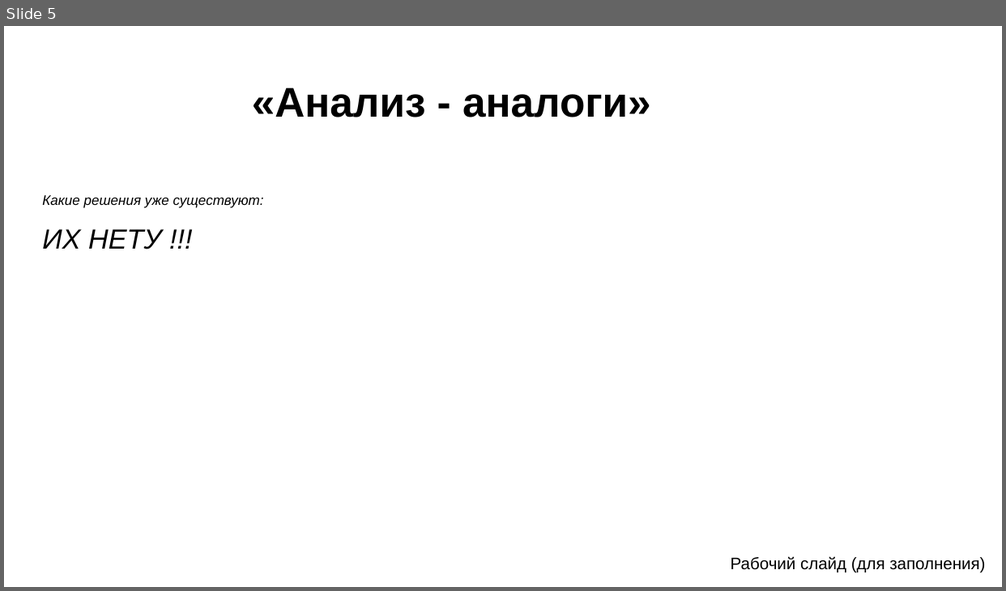
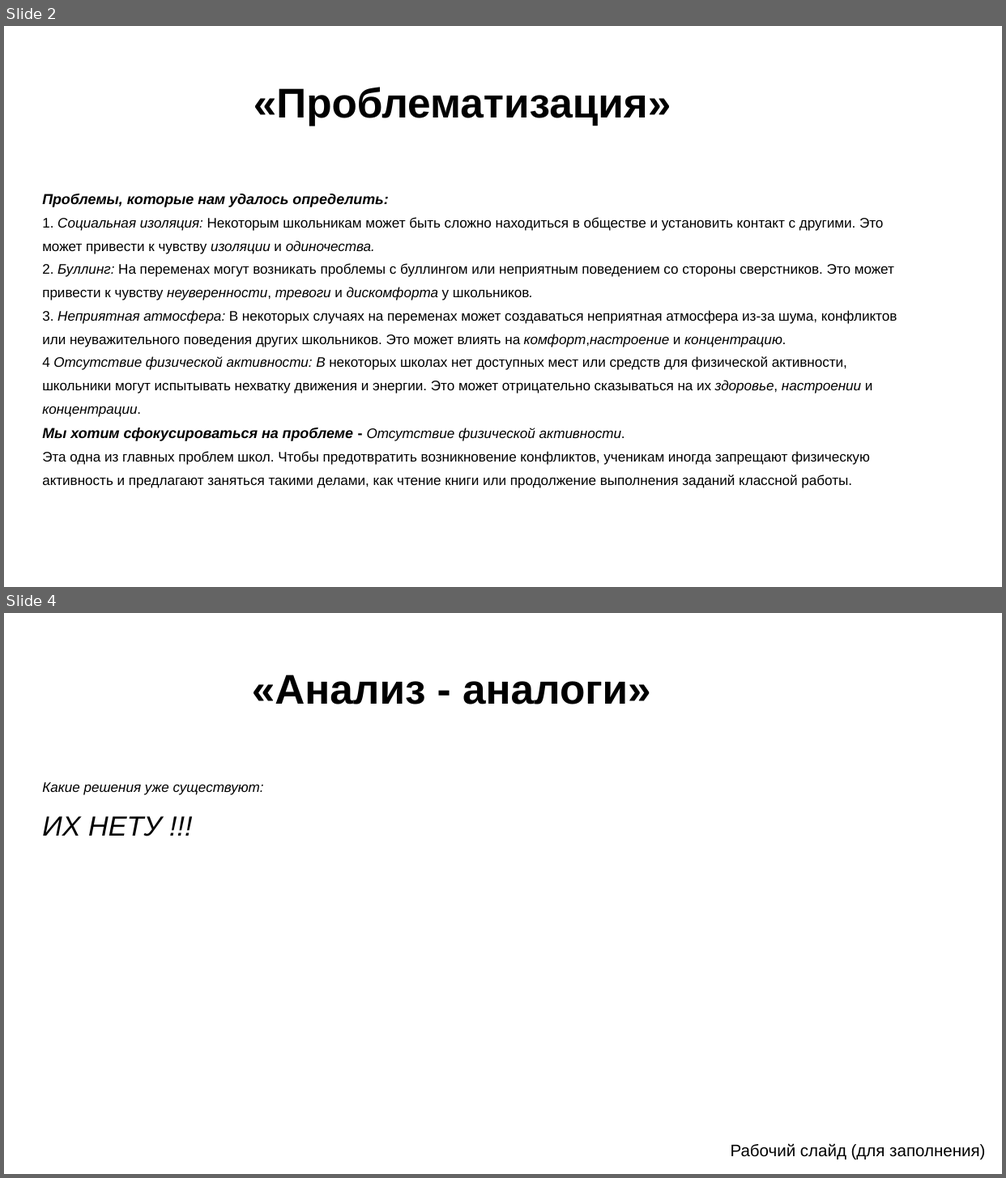
Before and after one commit to Igor20264/humorists-template, a slide deck: Шаблон для презентации.pptx. Shown one above the other, each under a label of ours: slide 5 before the commit, slides 2 and 4 after it; the slides between them are not shown. The pictures are 1006x591 and 1006x1178 pixels, drawn with LibreOffice and Linux fonts; fonts in the diff are those of the drawing; background and template pictures are left out. Boxes give left, top, right and bottom in pixels: in the first picture for what was removed or moved away, otherwise in the second. Text is boxed around its words. In the diff, an @@ line names an element or a change of style, - is before the commit and + after.

```diff
--- a/Шаблон для презентации.pptx
+++ b/Шаблон для презентации.pptx
@@ slide 2 added at box(4, 26, 1002, 587), background picture (left out) @@
@@ text added at box(253, 87, 671, 126), 30 pt, text #000000, bold @@
+«Проблематизация»
@@ text added at box(42, 194, 897, 489), 10 pt, text #000000 @@
+Проблемы, которые нам удалось определить:
+1. Социальная изоляция: Некоторым школьникам может быть сложно находиться в обществе и установить контакт с другими. Это может привести к чувству изоляции и одиночества.
+2. Буллинг: На переменах могут возникать проблемы с буллингом или неприятным поведением со стороны сверстников. Это может привести к чувству неуверенности, тревоги и дискомфорта у школьников.
+3. Неприятная атмосфера: В некоторых случаях на переменах может создаваться неприятная атмосфера из-за шума, конфликтов или неуважительного поведения других школьников. Это может влиять на комфорт,настроение и концентрацию.
+4 Отсутствие физической активности: В некоторых школах нет доступных мест или средств для физической активности, школьники могут испытывать нехватку движения и энергии. Это может отрицательно сказываться на их здоровье, настроении и концентрации.
+Мы хотим сфокусироваться на проблеме - Отсутствие физической активности.
+Эта одна из главных проблем школ. Чтобы предотвратить возникновение конфликтов, ученикам иногда запрещают физическую активность и предлагают заняться такими делами, как чтение книги или продолжение выполнения заданий классной работы.
@@ what was slide 5 is now slide 4 @@
```
Also in this commit, not shown: 9 slides changed, 2 other slides added, 4 slides removed, 4 other files.
